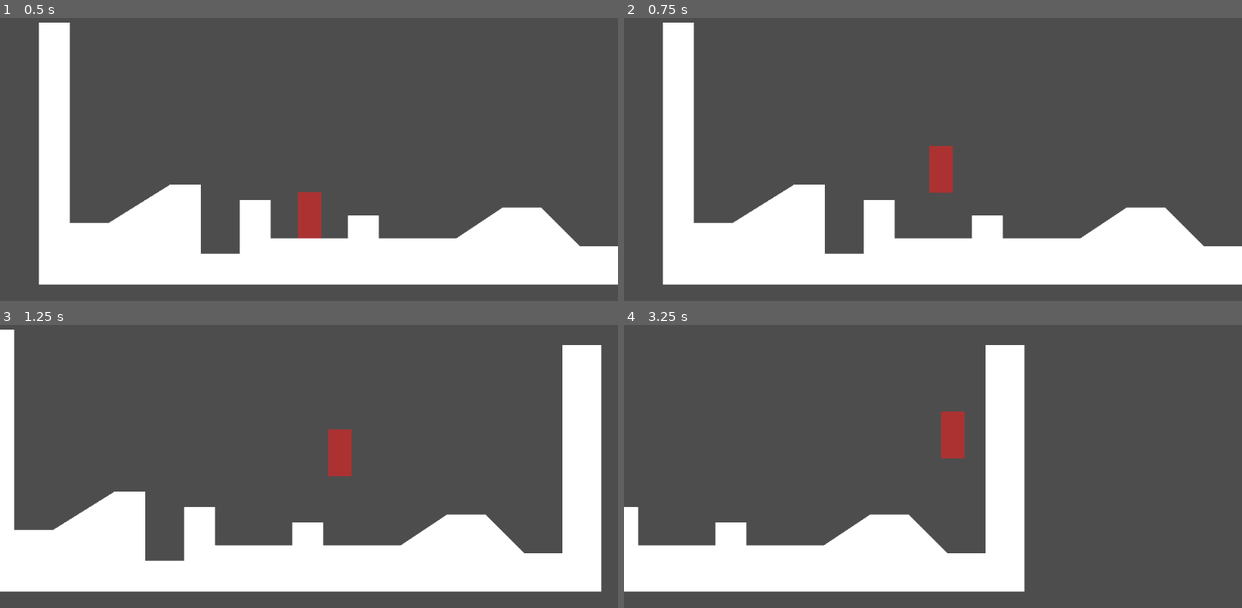
Above: before the commit, frames 1-4 (two rows, left to right).
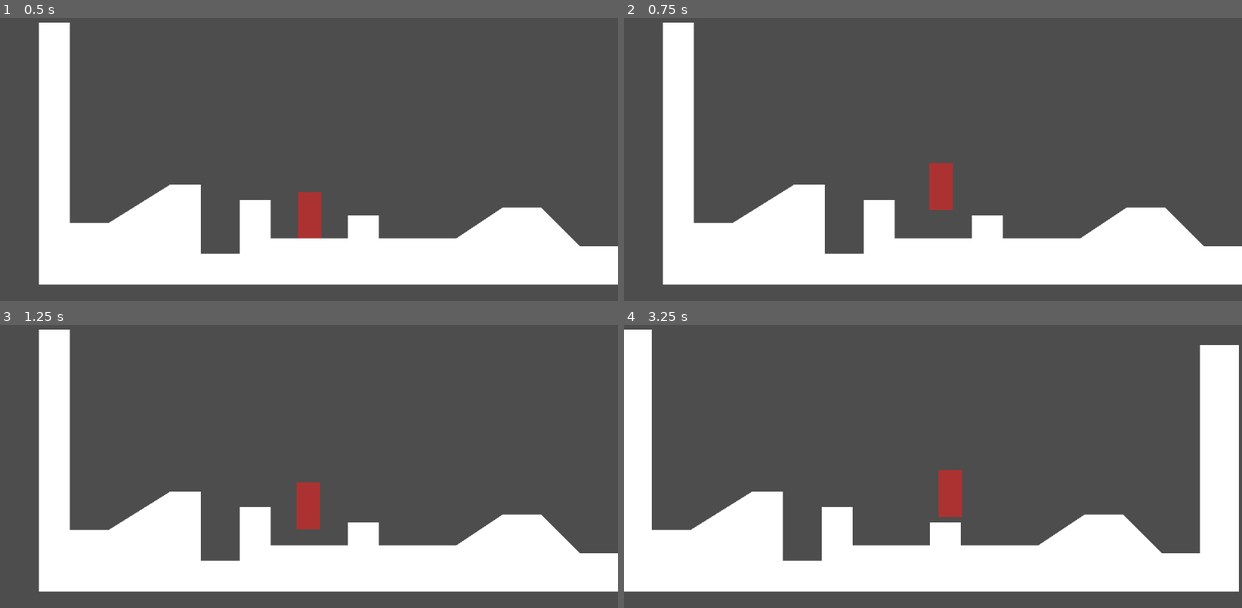
Above: after the commit, the same moments.

Repository: a-guy-and-his-computer/tinta-jogo
Game: Godot game, scene res://Scenes/jogo.tscn
The game is run twice, just before and just after one commit, with the same random seed, the same clock (stepped at 60 frames per second) and the same inputs.
Inputs:
- Up to frame 1 (0.5 s): no input
- Up to frame 2 (0.75 s): hold Right (direita) from 0.53 s (still down); tap Space (pular) at 0.6 s
- Up to frame 3 (1.25 s): keep holding Right (direita); tap Space (pular) at 0.77, 1.07 s
- Up to frame 4 (3.25 s): tap Space (pular) at 1.35, 1.52, 1.82, 2.1, 2.85, 3.02 s; release Right (direita) at 2.03 s; hold Left (esquerda) 2.03-2.78 s; hold Right (direita) from 2.78 s (still down)

Frame 1 is identical in both runs. In frame 2, 0.5% of the frame differs, in the area x 49-54%, y 45-68%; in frame 3, 20%; in frame 4, 25%, in the area x 0-100%, y 1-95%.

Commit message:
feat: pulo ajustavel do personagem

Diff:
--- a/Scenes/player.tscn
+++ b/Scenes/player.tscn
@@ -16,6 +16,8 @@
 
 [sub_resource type="RectangleShape2D" id="RectangleShape2D_vgqql"]
 size = Vector2(8, 16)
+
+[sub_resource type="RectangleShape2D" id="RectangleShape2D_cvnsp"]
 
 [node name="Player" type="CharacterBody2D"]
 scale = Vector2(3, 3)
@@ -38,10 +40,6 @@
 wait_time = 0.271
 one_shot = true
 
-[node name="BufferPuloRaycast" type="RayCast2D" parent="."]
-position = Vector2(0, 8)
-target_position = Vector2(0, 1.5)
-
 [node name="Camera2D" type="Camera2D" parent="."]
 limit_bottom = 360
 drag_horizontal_enabled = true
@@ -51,3 +49,9 @@
 drag_right_margin = 0.1
 editor_draw_limits = true
 editor_draw_drag_margin = true
+
+[node name="ShapeCast2D" type="ShapeCast2D" parent="."]
+position = Vector2(0, 8.333334)
+scale = Vector2(0.4003, 0.04085348)
+shape = SubResource("RectangleShape2D_cvnsp")
+target_position = Vector2(0, 57.11467)
--- a/Scripts/player.gd
+++ b/Scripts/player.gd
@@ -2,7 +2,6 @@
 
 enum Estados {NO_AR, NO_CHAO, NA_PAREDE}
 var estado_player = Estados.NO_AR
-var ACABOU_DE_PULAR = false
 var PULOU_DA_PAREDE = false
 
 @export var VELOCIDADE = 300.0
@@ -12,7 +11,7 @@
 @export var FRICCAO = 300.0
 @export var FRICCAO_FORA_DO_CHAO = 200.0
 
-@onready var buffer_pulo_raycast: RayCast2D = $BufferPuloRaycast
+@onready var shape_cast_2d: ShapeCast2D = $ShapeCast2D
 
 @onready var pulo_coyote_timer: Timer = $PuloCoyoteTimer
 @onready var wall_jump_timer: Timer = $WallJumpTimer
@@ -43,6 +42,7 @@
 					print("wall")
 					wall_jump_timer.stop()
 
+				aplica_pulo_ajustavel()
 				aplicar_gravidade(delta, descer_devagar)
 				aplicar_aceleracao_fora_do_chao(direcao, delta)
 				aplicar_friccao_fora_do_chao(direcao)
@@ -54,10 +54,10 @@
 
 			else:
 				PULOU_DA_PAREDE = false
-				ACABOU_DE_PULAR = false
 				aplicar_aceleracao(direcao, delta)
 				aplicar_friccao(direcao)
 				aplicar_pulo()
+				aplica_pulo_ajustavel()
 
 		Estados.NA_PAREDE:
 			if is_on_floor():
@@ -100,15 +100,18 @@
 
 
 func aplicar_pulo():
-	if Input.is_action_just_pressed("pular") and ACABOU_DE_PULAR == false:
+	if Input.is_action_just_pressed("pular") and is_on_floor():
 		velocity.y = VELOCIDADE_PULO
-		ACABOU_DE_PULAR = true
+
+
+func aplica_pulo_ajustavel():
+	if Input.is_action_just_released("pular") and (velocity.y < 0 and velocity.y < VELOCIDADE_PULO / 4):
+		velocity.y = VELOCIDADE_PULO / 4
 
 
 func buffer_pulo():
-	if Input.is_action_just_pressed("pular") and buffer_pulo_raycast.is_colliding():
+	if Input.is_action_just_pressed("pular") and shape_cast_2d.is_colliding() and velocity.y > 0:
 		velocity.y = VELOCIDADE_PULO
-		ACABOU_DE_PULAR = true
 
 
 func aplicar_aceleracao(direcao, delta):
Not shown: 1 places in Scenes/player.tscn that only renumber resources
